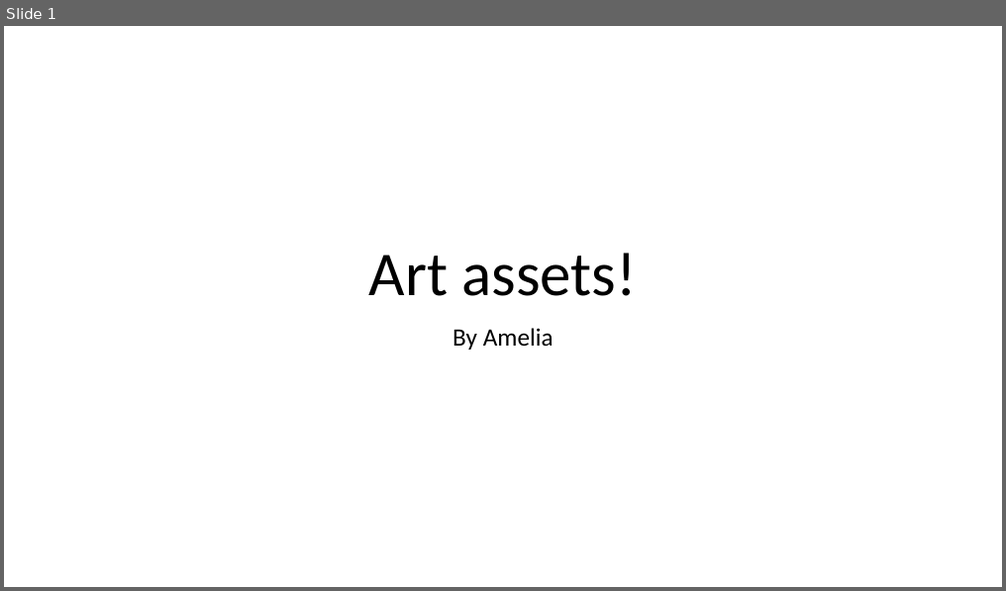
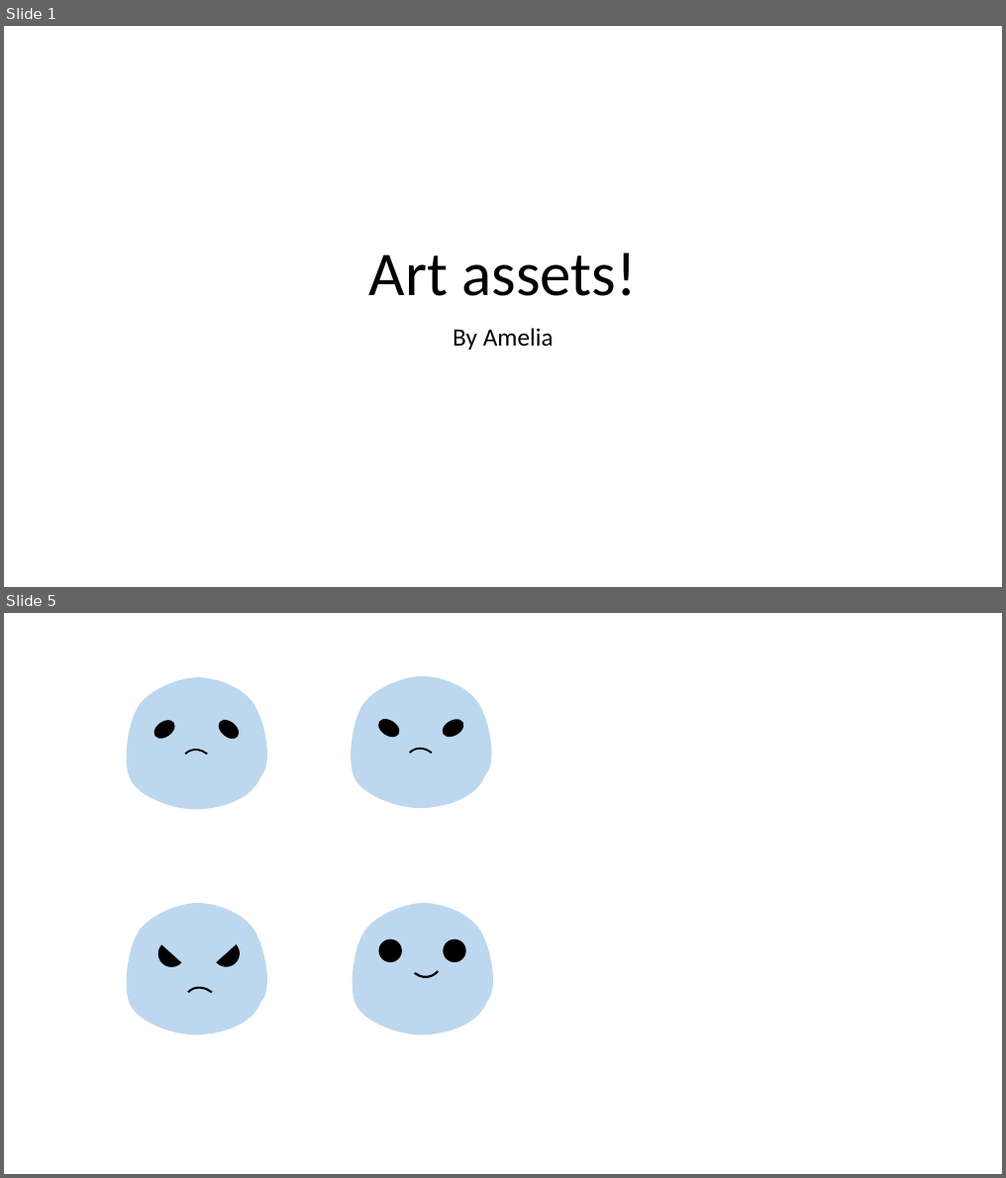
Before and after one commit to AmeliaTYR/SlimeFighter, a slide deck: otherFiles/art.pptx. Shown one above the other, each under a label of ours: slide 1 before the commit, slides 1 and 5 after it; the slides between them are not shown. The pictures are 1006x591 and 1006x1178 pixels, drawn with LibreOffice and Linux fonts; fonts in the diff are those of the drawing. Boxes give left, top, right and bottom in pixels: in the first picture for what was removed or moved away, otherwise in the second. Text is boxed around its words. In the diff, an @@ line names an element or a change of style, - is before the commit and + after.

```diff
--- a/otherFiles/art.pptx
+++ b/otherFiles/art.pptx
@@ slide 5 added at <box>4,613,1002,1174</box>, background #FFFFFF @@
@@ freeform shape added at <box>126,677,266,809</box>, fill #BDD7EE @@
@@ freeform shape added at <box>350,676,491,808</box>, fill #BDD7EE @@
@@ ellipse added at <box>151,716,178,742</box>, fill #000000 @@
@@ ellipse added at <box>215,716,243,743</box>, fill #000000 @@
@@ ellipse added at <box>375,716,403,741</box>, fill #000000 @@
@@ ellipse added at <box>440,716,467,741</box>, fill #000000 @@
@@ arch (boxed as its full ring) added at <box>175,743,221,787</box>, fill #000000 @@
@@ arch (boxed as its full ring) added at <box>400,741,446,786</box>, fill #000000 @@
@@ freeform shape added at <box>126,903,266,1035</box>, fill #BDD7EE @@
@@ freeform shape added at <box>352,903,493,1035</box>, fill #BDD7EE @@
@@ chord (boxed as its full ellipse) added at <box>152,936,191,973</box>, fill #000000 @@
@@ chord (boxed as its full ellipse) added at <box>207,935,246,972</box>, fill #000000 @@
@@ arch (boxed as its full ring) added at <box>401,937,450,985</box>, fill #000000 @@
@@ ellipse added at <box>379,940,402,962</box>, fill #000000 @@
@@ ellipse added at <box>443,940,466,962</box>, fill #000000 @@
@@ arch (boxed as its full ring) added at <box>177,980,227,1028</box>, fill #000000 @@
```
Also in this commit, not shown: 6 other slides added, 1 slide removed, 8 other files.
